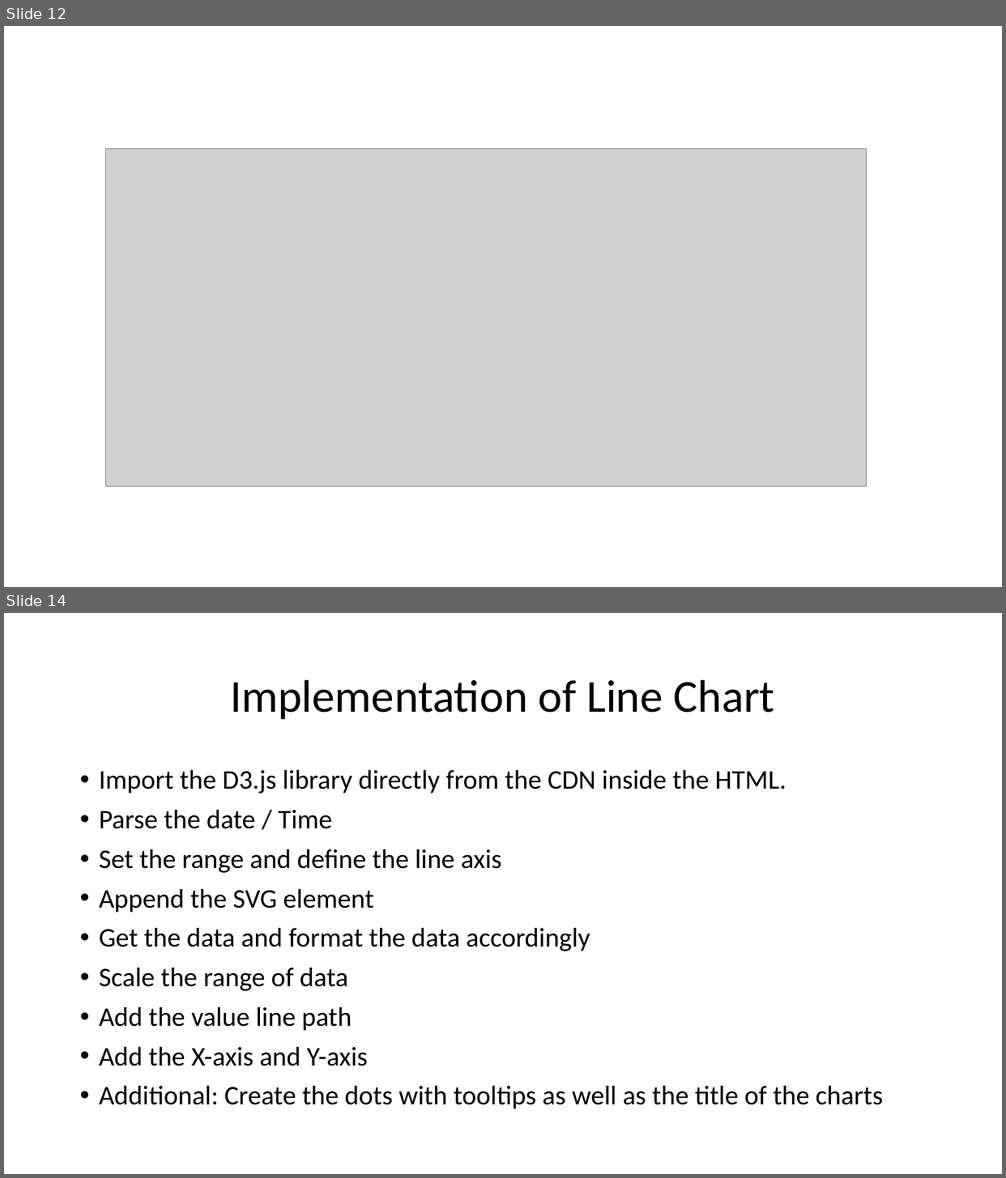
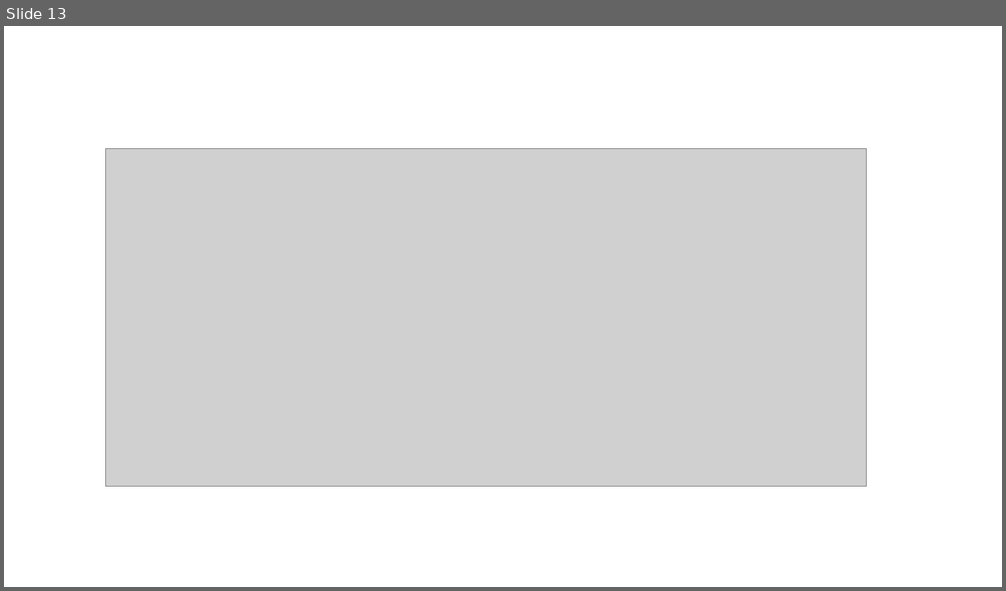
Before and after one commit to haziqqbaharin/CI5305-Project, a slide deck: Covid-19 Dashboard.pptx. Shown one above the other, each under a label of ours: slides 12 and 14 before the commit, slide 13 after it; the slides between them are not shown. The pictures are 1006x1178 and 1006x591 pixels, drawn with LibreOffice and Linux fonts; fonts in the diff are those of the drawing; grey boxes stand for pictures. Boxes give left, top, right and bottom in pixels: in the first picture for what was removed or moved away, otherwise in the second. Text is boxed around its words. In the diff, an @@ line names an element or a change of style, - is before the commit and + after.

```diff
--- a/Covid-19 Dashboard.pptx
+++ b/Covid-19 Dashboard.pptx
@@ slide 14 removed at [4, 613, 1002, 1174], background #FFFFFF @@
@@ title removed at [230, 679, 774, 719] @@
-Implementation of Line Chart
@@ text removed at [99, 770, 883, 1110] @@
-• Import the D3.js library directly from the CDN inside the HTML.
-• Parse the date / Time
-• Set the range and define the line axis
-• Append the SVG element
-• Get the data and format the data accordingly
-• Scale the range of data
-• Add the value line path
-• Add the X-axis and Y-axis
-• Additional: Create the dots with tooltips as well as the title of the charts
@@ what was slide 12 is now slide 13 @@
```
Also in this commit, not shown: 13 slides changed, 2 slides added, 2 other slides removed, 1 other file.
